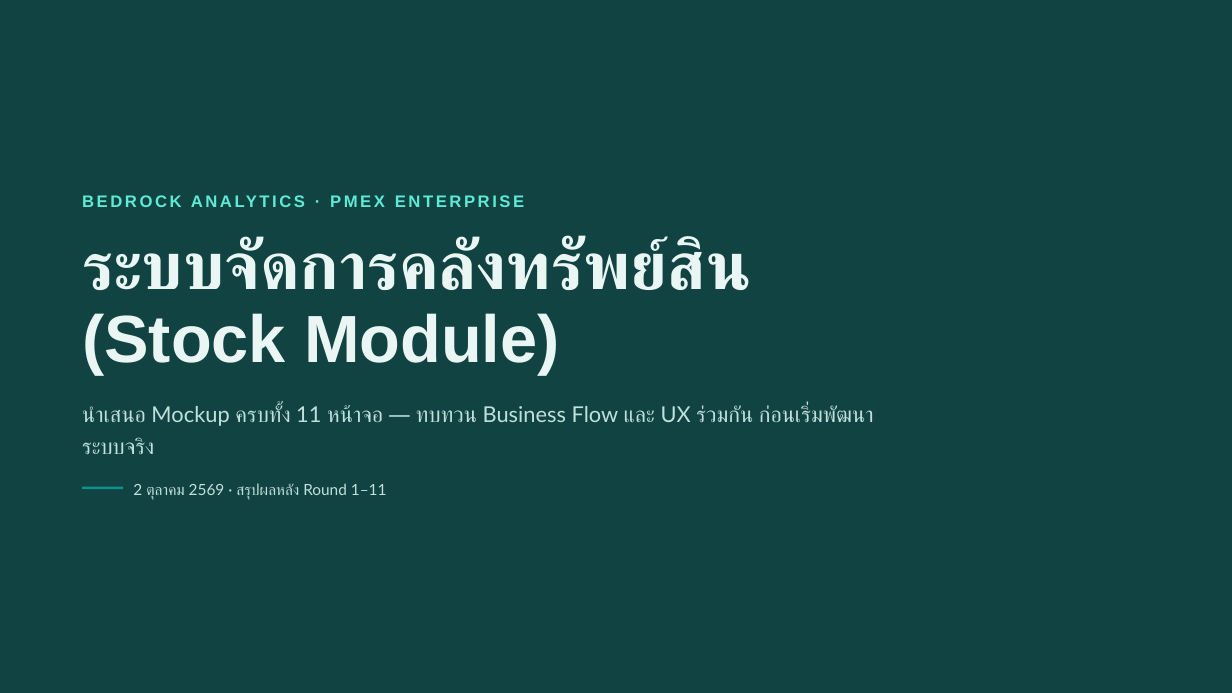
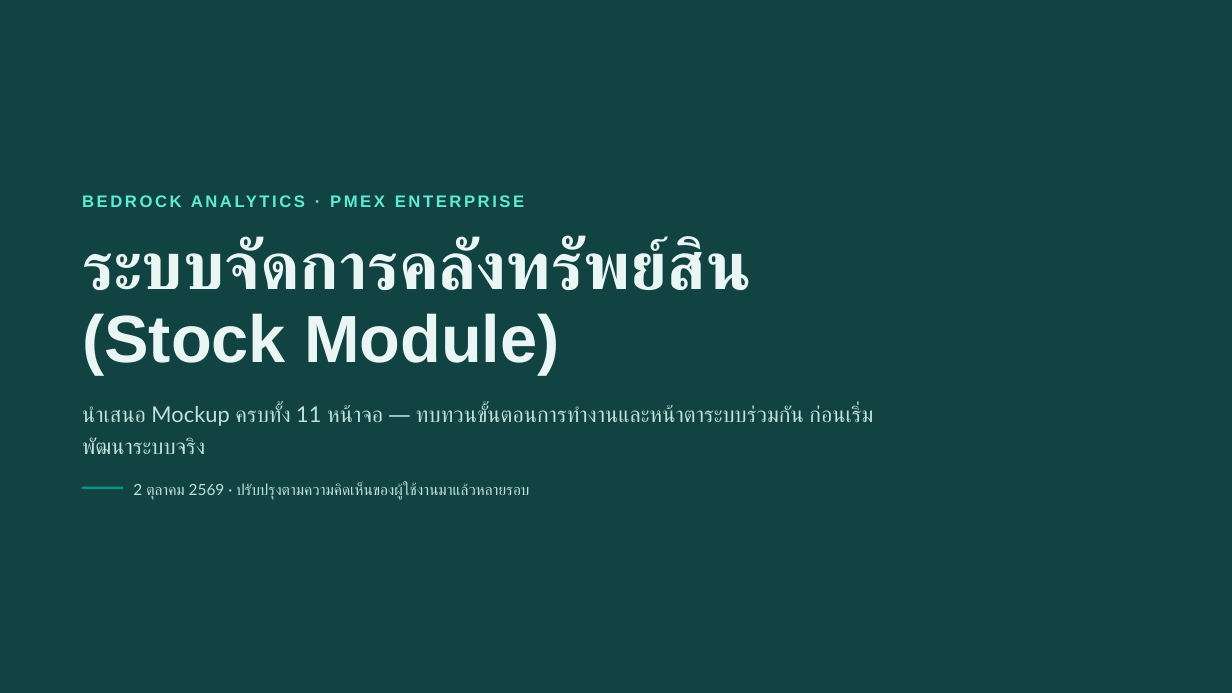
Before and after one commit to LaddaK-Bedrocks/ASSET_STOCK, a slide deck: slide 1 of PMeX Stock Module — Mockup Presentation.pptx. Drawn at 1232x693 pixels with LibreOffice and Linux fonts; fonts in the diff are those of the drawing. Boxes give left, top, right and bottom in pixels: in the first picture for what was removed or moved away, otherwise in the second. Text is boxed around its words. In the diff, an @@ line names an element or a change of style, - is before the commit and + after.

```diff
--- a/PMeX Stock Module — Mockup Presentation.pptx
+++ b/PMeX Stock Module — Mockup Presentation.pptx
@@ text at (82,404,873,454): text changed @@
-นำเสนอ Mockup ครบทั้ง 11 หน้าจอ — ทบทวน Business Flow และ UX ร่วมกัน ก่อนเริ่มพัฒนาระบบจริง
+นำเสนอ Mockup ครบทั้ง 11 หน้าจอ — ทบทวนขั้นตอนการทำงานและหน้าตาระบบร่วมกัน ก่อนเริ่มพัฒนาระบบจริง
@@ text at (133,483,530,500): text changed @@
-2 ตุลาคม 2569 · สรุปผลหลัง Round 1–11
+2 ตุลาคม 2569 · ปรับปรุงตามความคิดเห็นของผู้ใช้งานมาแล้วหลายรอบ
```
Also in this commit, not shown: 13 other slides changed, 4 slides added, 3 slides removed, 4 other files.
